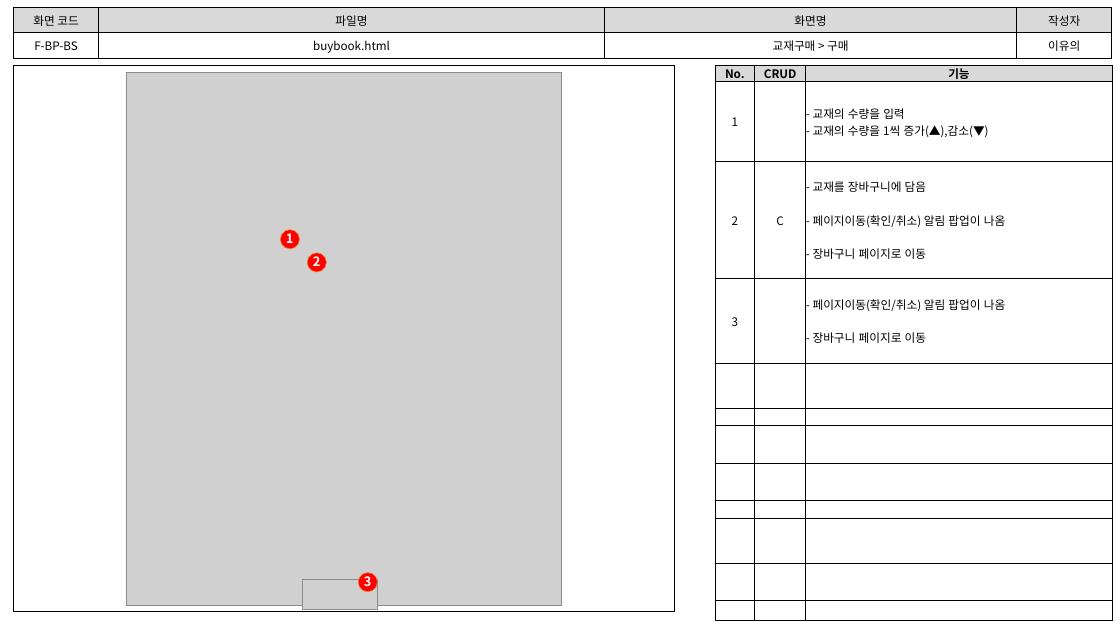
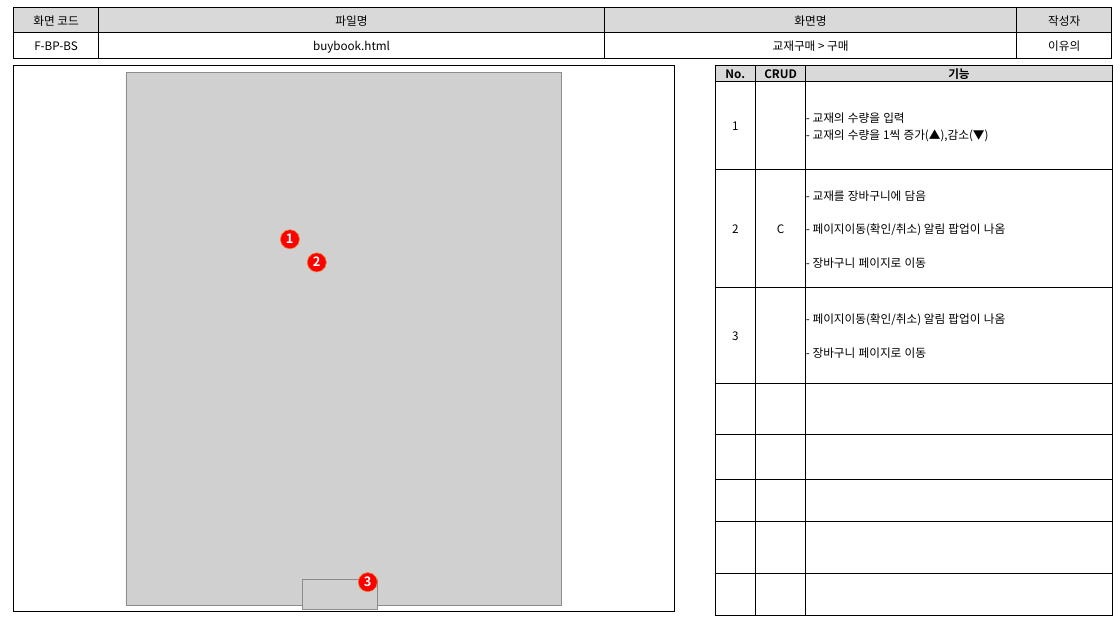
Before and after one commit to index506/cosmo6th_3thGroup, a slide deck: slide 1 of 3rd_Project/Category/Book/기능,화면,테스트 문서/3th_Project_화면 설계도(이유의).pptx. Drawn at 1120x630 pixels with LibreOffice and Linux fonts; fonts in the diff are those of the drawing; grey boxes stand for pictures. Boxes give left, top, right and bottom in pixels: in the first picture for what was removed or moved away, otherwise in the second. Text is boxed around its words. In the diff, an @@ line names an element or a change of style, - is before the commit and + after.

```diff
--- a/3rd_Project/Category/Book/기능,화면,테스트 문서/3th_Project_화면 설계도(이유의).pptx
+++ b/3rd_Project/Category/Book/기능,화면,테스트 문서/3th_Project_화면 설계도(이유의).pptx
@@ table at (715,66,1112,613) @@
-row 10:  |  | 
-row 11:  |  | 
-row 12:  |  | 
```
Also in this commit, not shown: 2 other slides changed, 9 other files.
